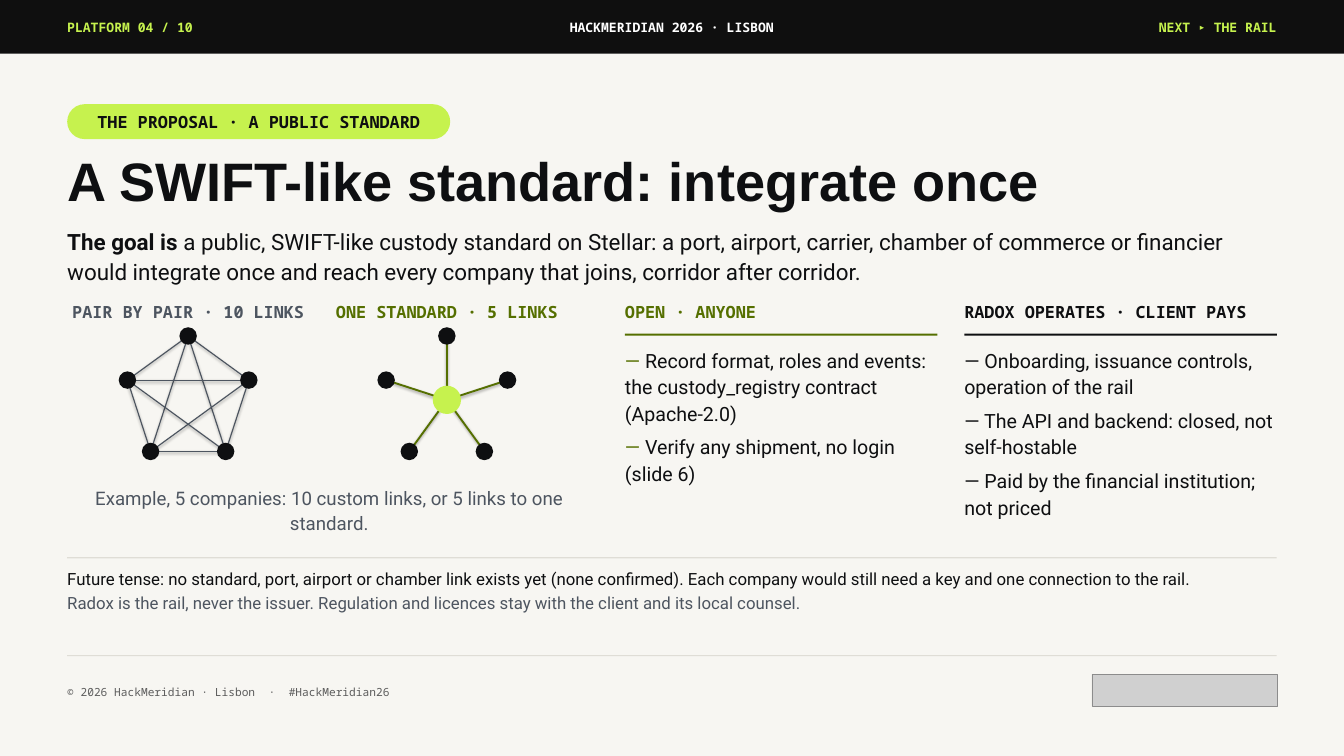
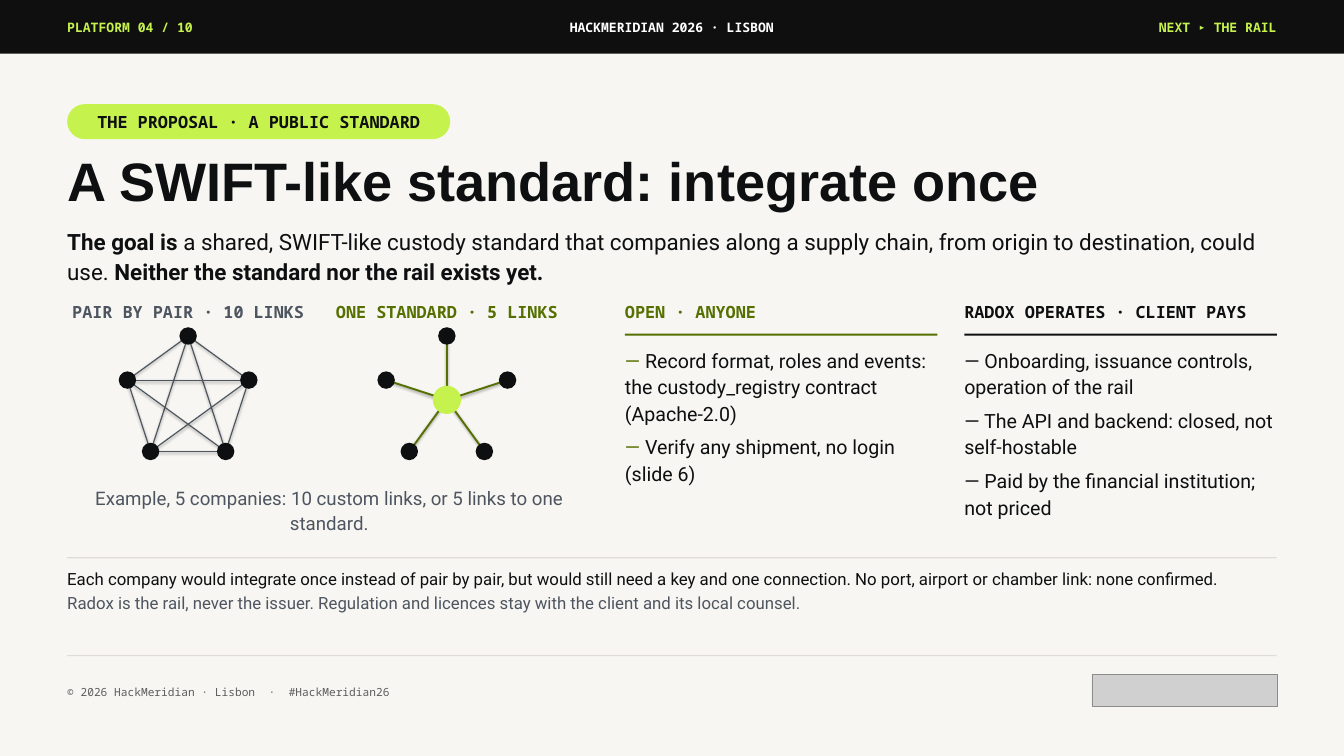
Before and after one commit to pwsaragossy/hackmeridian-cos, a slide deck: slide 4 of projects/hackmeridian-rail/deck/radox-custody-rail.pptx. Drawn at 1344x756 pixels with LibreOffice and Linux fonts; fonts in the diff are those of the drawing; grey boxes stand for pictures. Boxes give left, top, right and bottom in pixels: in the first picture for what was removed or moved away, otherwise in the second. Text is boxed around its words. In the diff, an @@ line names an element or a change of style, - is before the commit and + after.

Commit message:
update from hackmeridian-rail

```diff
--- a/projects/hackmeridian-rail/deck/radox-custody-rail.pptx
+++ b/projects/hackmeridian-rail/deck/radox-custody-rail.pptx
@@ text at (x1=67, y1=233, x2=1255, y2=285): text changed @@
-The goal is a public, SWIFT-like custody standard on Stellar: a port, airport, carrier, chamber of commerce or financier would integrate once and reach every company that joins, corridor after corridor.
+The goal is a shared, SWIFT-like custody standard that companies along a supply chain, from origin to destination, could use. Neither the standard nor the rail exists yet.
@@ text at (x1=67, y1=572, x2=1217, y2=589): text changed @@
-Future tense: no standard, port, airport or chamber link exists yet (none confirmed). Each company would still need a key and one connection to the rail.
+Each company would integrate once instead of pair by pair, but would still need a key and one connection. No port, airport or chamber link: none confirmed.
```
Also in this commit, not shown: 2 other files.
